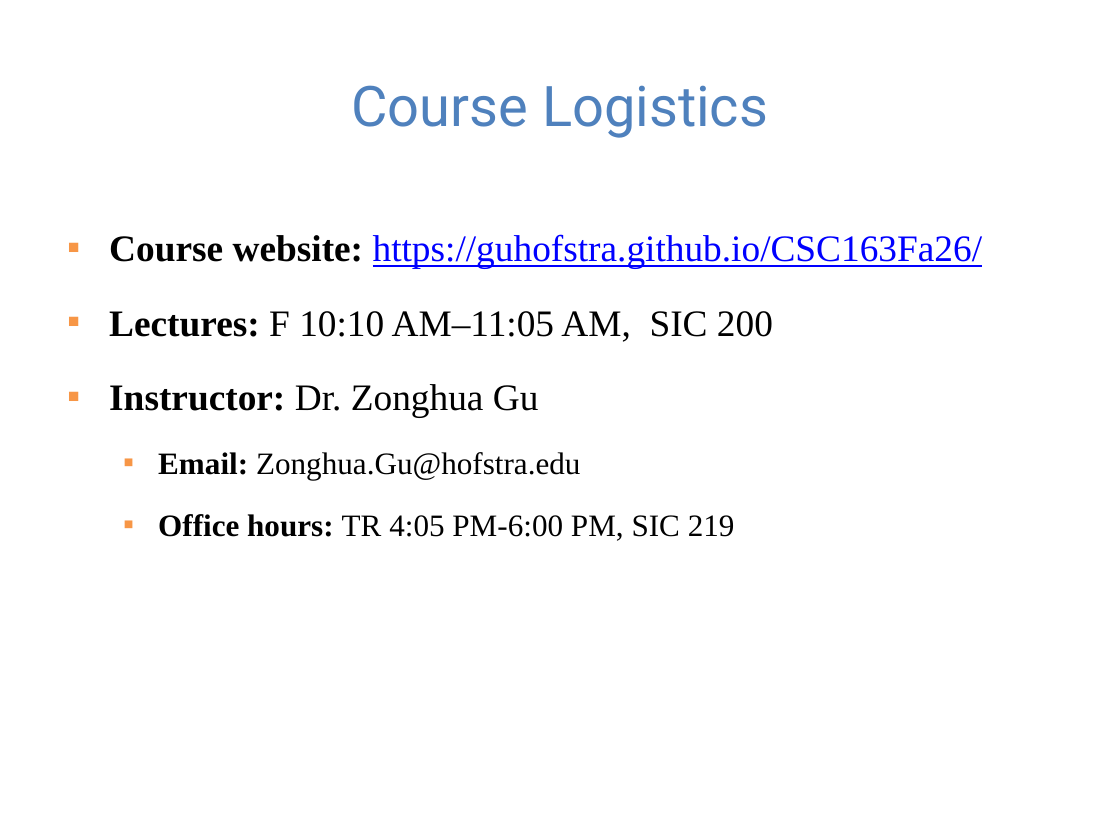
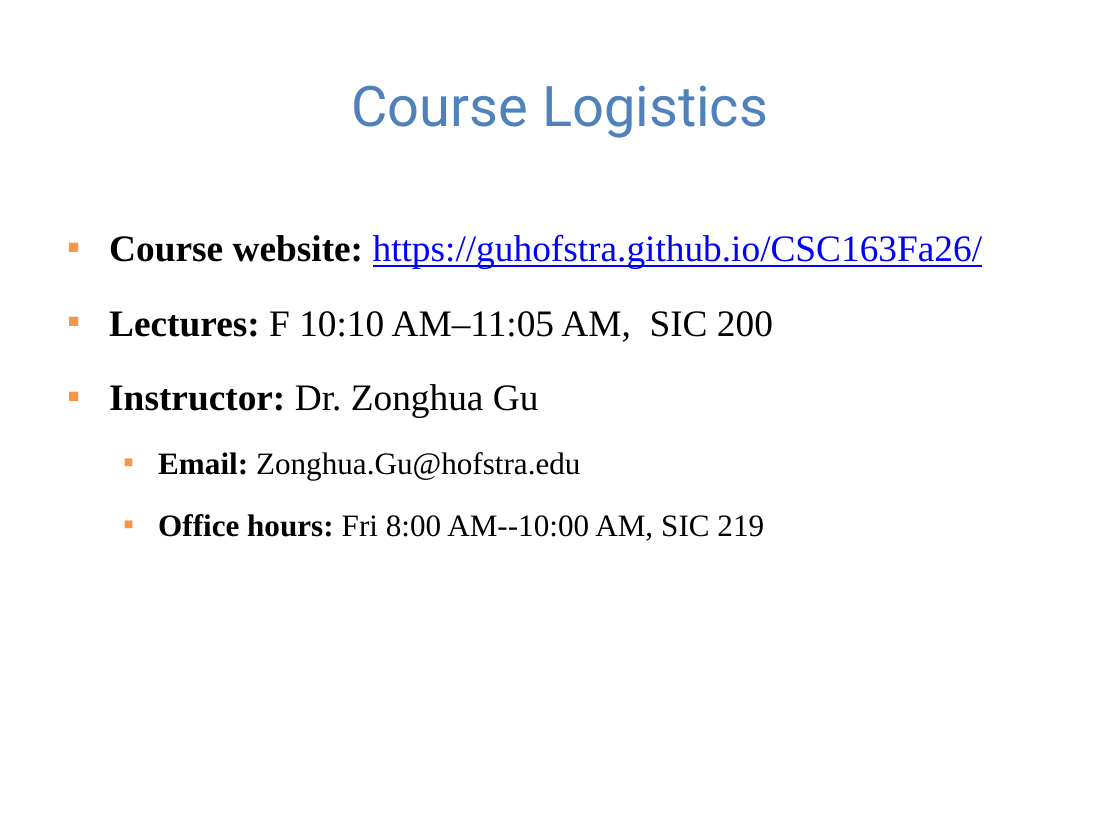
Before and after one commit to guhofstra/CSC163Fa26, a slide deck: slide 2 of PPTs/L0 course overview.pptx. Drawn at 1120x840 pixels with LibreOffice and Linux fonts; fonts in the diff are those of the drawing. Boxes give left, top, right and bottom in pixels: in the first picture for what was removed or moved away, otherwise in the second. Text is boxed around its words. In the diff, an @@ line names an element or a change of style, - is before the commit and + after.

```diff
--- a/PPTs/L0 course overview.pptx
+++ b/PPTs/L0 course overview.pptx
@@ text at [158, 514, 764, 541]: text changed @@
-  ▪ Office hours: TR 4:05 PM-6:00 PM, SIC 219
+  ▪ Office hours: Fri 8:00 AM--10:00 AM, SIC 219
```
Also in this commit, not shown: 30 other files.
